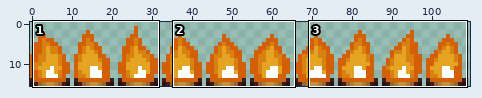
Two states of a sprite sheet, Assets/Sprites/fireForBigTorch.png. Above: a wide view before the commit, with the close-up outlined.
Close-up. Old version:
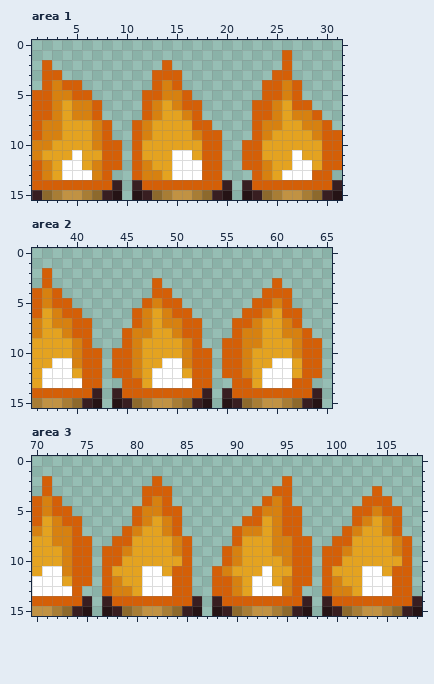
The file is 110x16 pixels. Shown: area 1: x 1..31, y 0..15; area 2: x 36..65, y 0..15; area 3: x 70..108, y 0..15.
Once edited:
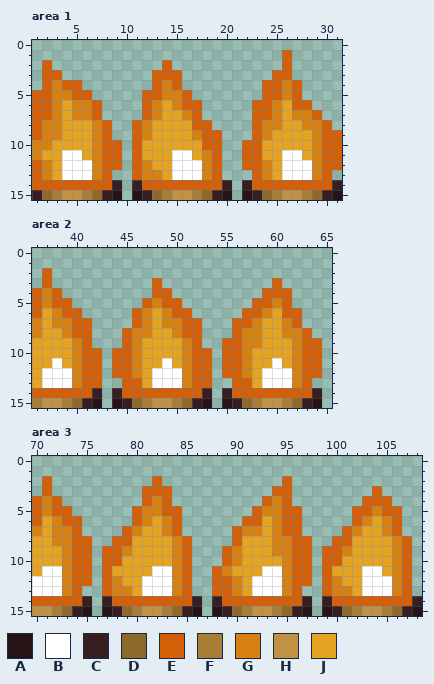
Palette (. is transparent): A #251315  B #ffffff  C #381e21  D #8d692c  E #d45f07  F #a87d35  G #d78110  H #c19243  J #e4a320
The exact change:
{"where": "area 1"}
{"y":10,"x":29,"old":"J","new":"G"}
{"y":11,"x":4,"old":"J","new":"B"}
{"y":11,"x":7,"old":"J","new":"G"}
{"y":11,"x":18,"old":"E","new":"G"}
{"y":11,"x":26,"old":"J","new":"B"}
{"y":11,"x":29,"old":"J","new":"G"}
{"y":12,"x":6,"old":"J","new":"B"}
{"y":12,"x":18,"old":"E","new":"G"}
{"y":12,"x":26,"old":"J","new":"B"}
{"y":12,"x":29,"old":"J","new":"G"}
{"y":13,"x":18,"old":"E","new":"G"}
{"y":13,"x":29,"old":"E","new":"G"}
{"where": "area 2"}
{"y":11,"x":39,"old":"B","new":"J"}
{"y":11,"x":50,"old":"B","new":"J"}
{"y":11,"x":61,"old":"BJ","new":"JG"}
{"y":12,"x":40,"old":"J","new":"G"}
{"y":12,"x":51,"old":"J","new":"G"}
{"y":12,"x":62,"old":"J","new":"G"}
{"y":13,"x":40,"old":"B","new":"G"}
{"y":13,"x":51,"old":"B","new":"G"}
{"y":13,"x":62,"old":"E","new":"G"}
{"where": "area 3"}
{"y":10,"x":84,"old":"J","new":"G"}
{"y":10,"x":106,"old":"J","new":"G"}
{"y":11,"x":81,"old":"B","new":"J"}
{"y":11,"x":83,"old":"JE","new":"BG"}
{"y":11,"x":94,"old":"JJ","new":"BG"}
{"y":11,"x":106,"old":"E","new":"G"}
{"y":12,"x":73,"old":"J","new":"G"}
{"y":12,"x":84,"old":"E","new":"G"}
{"y":12,"x":94,"old":"J","new":"B"}
{"y":12,"x":106,"old":"E","new":"G"}
{"y":13,"x":73,"old":"B","new":"G"}
{"y":13,"x":84,"old":"E","new":"G"}
{"y":13,"x":106,"old":"E","new":"G"}
